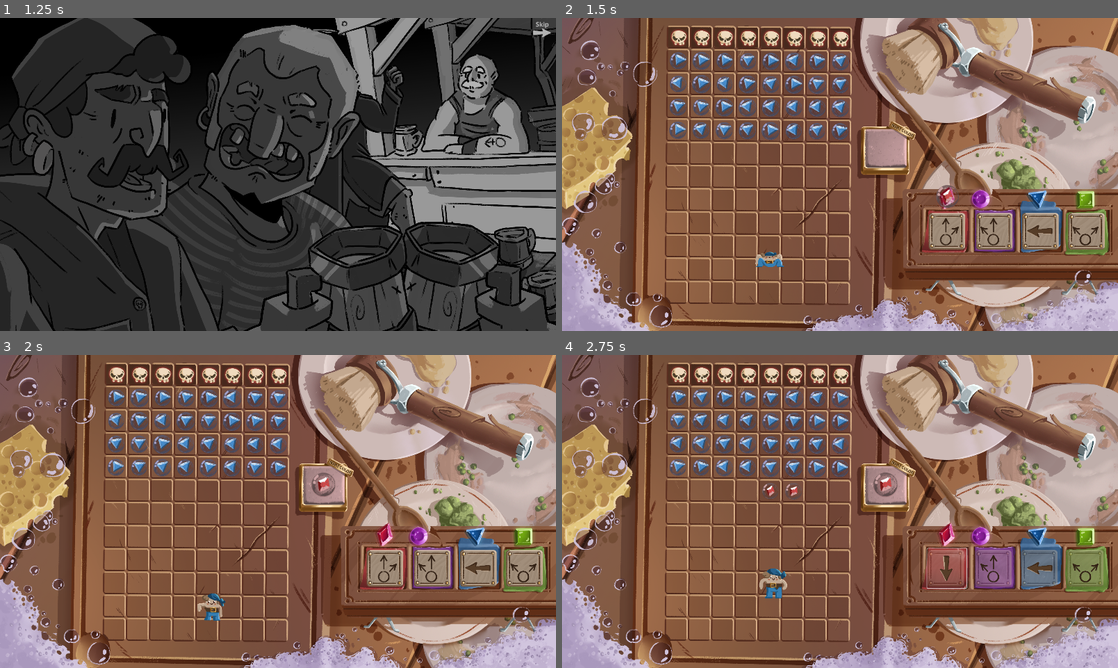
Above: before the commit, frames 1-4 (two rows, left to right).
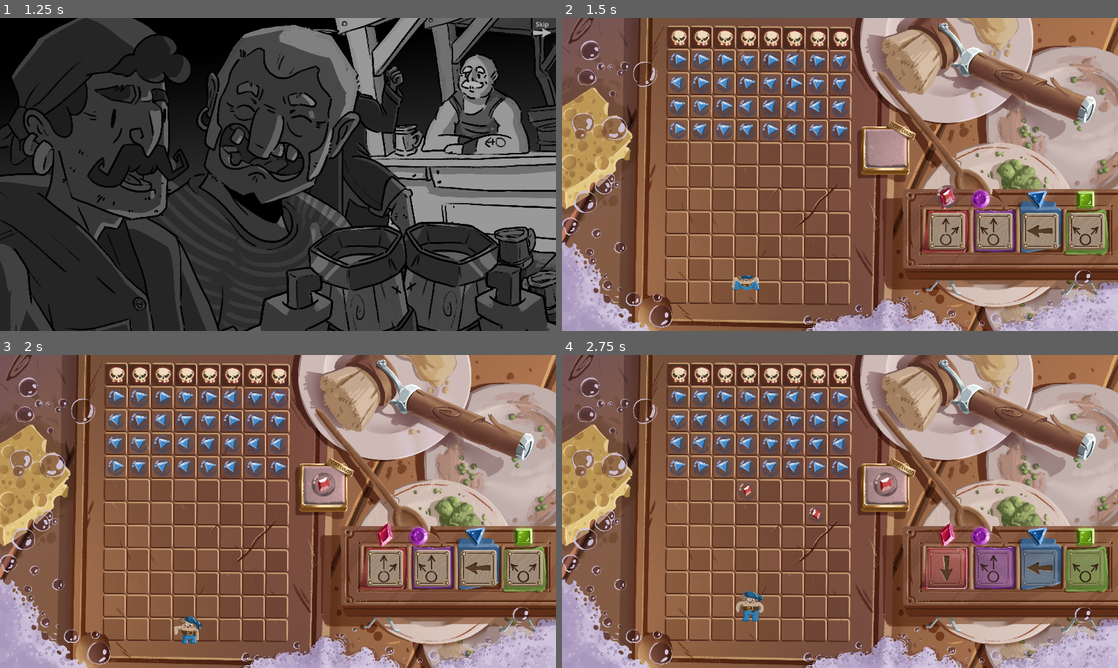
Above: after the commit, the same moments.

Repository: Aeropulu/ggj2025
Game: Godot game, scene res://Scenes/Introduction.tscn
Two runs of this game, one before a commit and one after it. Both use one fixed random seed, a clock stepped at 60 frames per second and the inputs below.
Inputs (mouse positions are in pixels of both pictures, inside the frame that each line leads up to):
- Up to frame 1 (1.25 s): click "Play" at 0.5 s
- Up to frame 2 (1.5 s): click (1106, 30) at 1.25 s
- Up to frame 3 (2 s): no input
- Up to frame 4 (2.75 s): click (945, 567) at 2 s

Frame 1 is identical in both runs. In frame 2, 0.4% of the frame differs, in the area x 30-40%, y 74-87%; in frame 3, 0.5%; in frame 4, 0.9%, in the area x 31-48%, y 40-86%.

Commit message:
Fail and switch levels

Diff:
--- a/Scenes/Game.tscn
+++ b/Scenes/Game.tscn
@@ -1,21 +1,28 @@
-[gd_scene load_steps=37 format=4 uid="uid://2hbqbvrxxpyu"]
+[gd_scene load_steps=44 format=4 uid="uid://2hbqbvrxxpyu"]
 
 [ext_resource type="Texture2D" uid="uid://da8t8ru1b4dyb" path="res://Assets/Sprites/Plateau/Plateau.png" id="1_6okof"]
 [ext_resource type="Script" path="res://Scripts/game.gd" id="1_htdqj"]
 [ext_resource type="Script" path="res://Scripts/character.gd" id="2_h5epx"]
 [ext_resource type="Texture2D" uid="uid://ddbyit1r5l5xj" path="res://Assets/Sprites/Personnage/Idle/Personnage_Idle.png" id="2_ldyfx"]
+[ext_resource type="PackedScene" uid="uid://c3fsxxn0t7krn" path="res://Scenes/Boards/Board_Tuto_01.tscn" id="2_x6eig"]
 [ext_resource type="Script" path="res://Scripts/deck.gd" id="3_3p6wp"]
 [ext_resource type="PackedScene" uid="uid://bdgwrvgm46y45" path="res://Scenes/ActionButton.tscn" id="3_s71h7"]
+[ext_resource type="PackedScene" uid="uid://dwm0vkc17b1l0" path="res://Scenes/Boards/Board_Tuto_02.tscn" id="3_yfefl"]
 [ext_resource type="Script" path="res://Scripts/action_base.gd" id="4_on1wx"]
 [ext_resource type="Texture2D" uid="uid://dm8anck4mtcme" path="res://Assets/Sprites/Personnage/Envoi/Personnage_Envoi.png" id="4_qf3tu"]
+[ext_resource type="PackedScene" uid="uid://cj30r40srmd11" path="res://Scenes/Boards/Board_Tuto_03.tscn" id="4_rsl1j"]
 [ext_resource type="Texture2D" uid="uid://dwh1bhywrrfeb" path="res://Assets/Sprites/Personnage/Mouvement/Personnage_Mouvement_F01.png" id="5_2bu00"]
+[ext_resource type="PackedScene" uid="uid://8wj0rf3wvtt5" path="res://Scenes/Boards/Board_Aventure_01.tscn" id="5_d2nb5"]
 [ext_resource type="Resource" uid="uid://5gwqrax77h57" path="res://Assets/Actions/move_left.tres" id="6_iuqrl"]
+[ext_resource type="PackedScene" uid="uid://fd0trm5syo2q" path="res://Scenes/Boards/Board_Aventure_02.tscn" id="6_r3rx2"]
 [ext_resource type="Resource" uid="uid://dvbm7771ngc77" path="res://Assets/Actions/move_down.tres" id="6_sooy2"]
 [ext_resource type="Texture2D" uid="uid://bqt16qfxp2mvc" path="res://Assets/Sprites/Personnage/Mouvement/Personnage_Mouvement_F02.png" id="6_yhr3j"]
+[ext_resource type="PackedScene" uid="uid://cqpu2ktqetsmu" path="res://Scenes/Boards/Board_Aventure_03.tscn" id="7_hk7lt"]
 [ext_resource type="Resource" uid="uid://bofse52x8ehac" path="res://Assets/Actions/shoot_bubble_front.tres" id="7_k40js"]
 [ext_resource type="Texture2D" uid="uid://cge04go6xvh1t" path="res://Assets/Sprites/Personnage/Mouvement/Personnage_Mouvement_F03.png" id="7_peksi"]
 [ext_resource type="TileSet" uid="uid://bn2xfq8hpbt7c" path="res://Assets/Tileset/Tileset_Bubbles.tres" id="7_uet36"]
 [ext_resource type="Resource" uid="uid://dyrpaf762uyxu" path="res://Assets/Actions/move_right.tres" id="7_wlm4u"]
+[ext_resource type="PackedScene" uid="uid://byj3gvhjlvif1" path="res://Scenes/Boards/Board_Aventure_04.tscn" id="8_l781p"]
 [ext_resource type="Texture2D" uid="uid://cpj0f8v14vw45" path="res://Assets/Sprites/Personnage/Mouvement/Personnage_Mouvement_F04.png" id="8_nrwfo"]
 [ext_resource type="Texture2D" uid="uid://bsvlki5sp2h05" path="res://Assets/Sprites/Personnage/Mouvement/Personnage_Mouvement_F05.png" id="9_2vmgt"]
 [ext_resource type="Script" path="res://Scripts/board.gd" id="9_i64tl"]
@@ -103,6 +110,7 @@
 
 [node name="Game" type="Node2D"]
 script = ExtResource("1_htdqj")
+levels = Array[PackedScene]([ExtResource("2_x6eig"), ExtResource("3_yfefl"), ExtResource("4_rsl1j"), ExtResource("5_d2nb5"), ExtResource("6_r3rx2"), ExtResource("7_hk7lt"), ExtResource("8_l781p")])
 
 [node name="Plateau" type="Sprite2D" parent="."]
 position = Vector2(960, 540)
--- a/Scripts/bulle.gd
+++ b/Scripts/bulle.gd
@@ -44,7 +44,7 @@
 				bubble.pop()
 
 	if is_instance_valid(falling_bubbles_parent):
-		get_tree().create_tween().tween_property(falling_bubbles_parent, "position", Vector2(0, 1000), 0.3)
+		get_tree().create_tween().tween_property(falling_bubbles_parent, "position", Vector2(0, 1000), 0.8)
 
 func pop() -> void:
 	var tween = get_tree().create_tween()
--- a/Scripts/character.gd
+++ b/Scripts/character.gd
@@ -11,9 +11,13 @@
 @export var board: Board
 # Called when the node enters the scene tree for the first time.
 func _ready() -> void:
-	move_to(Vector2i(board.width / 2, board.height - 1))
+	move_to_start()
 	move_duration = animation_player.get_animation("move").length
 
+func move_to_start() -> void:
+	if (not is_instance_valid(board)):
+		board = Game.current_board
+	move_to(Vector2i((board.width - 1)  / 2, board.height))
 
 # Called every frame. 'delta' is the elapsed time since the previous frame.
 func _process(delta: float) -> void:
@@ -64,6 +68,9 @@
 	for i in range(4):
 		tween.tween_property(self, "modulate", Color.RED, transition_time)
 		tween.tween_property(self, "modulate", Color.WHITE, transition_time)
+	await tween.finished
+	Game.fail_level()
+	move_to_start()
 
 func finish_level(column: int) -> void:
 	board = Game.current_board
@@ -72,3 +79,6 @@
 		die()
 		return
 	var score: int = reward.score
+	EventManager.Invoke_On_Add_Score(score)
+	Game.next_level()
+	move_to_start()
--- a/Scripts/game.gd
+++ b/Scripts/game.gd
@@ -2,7 +2,10 @@
 class_name Game
 
 static var current_board: Board
+static var instance: Game
 
+@export var levels: Array[PackedScene]
+var current_level = 0
 
 func switch_board(new_board_scene: PackedScene) -> void:
 	var new_board: Board = new_board_scene.instantiate()
@@ -18,10 +21,29 @@
 
 # Called when the node enters the scene tree for the first time.
 func _ready() -> void:
+	instance = self
 	current_board = %Board
-	switch_board(load("res://Scenes/Boards/Board_Tuto_01.tscn"))
+	switch_board(levels[0])
 
 
 # Called every frame. 'delta' is the elapsed time since the previous frame.
 func _process(delta: float) -> void:
 	pass
+
+static func next_level() -> void:
+	instance.current_level += 1
+	if instance.current_level >= instance.levels.size():
+		win_game()
+		return
+	var level_scene = instance.levels[instance.current_level]
+	instance.switch_board(level_scene)
+
+
+static func fail_level() -> void:
+	if not instance.current_board.is_tutorial:
+		instance.current_level = 0
+
+	instance.switch_board(instance.levels[instance.current_level])
+
+static func win_game() -> void:
+	pass
